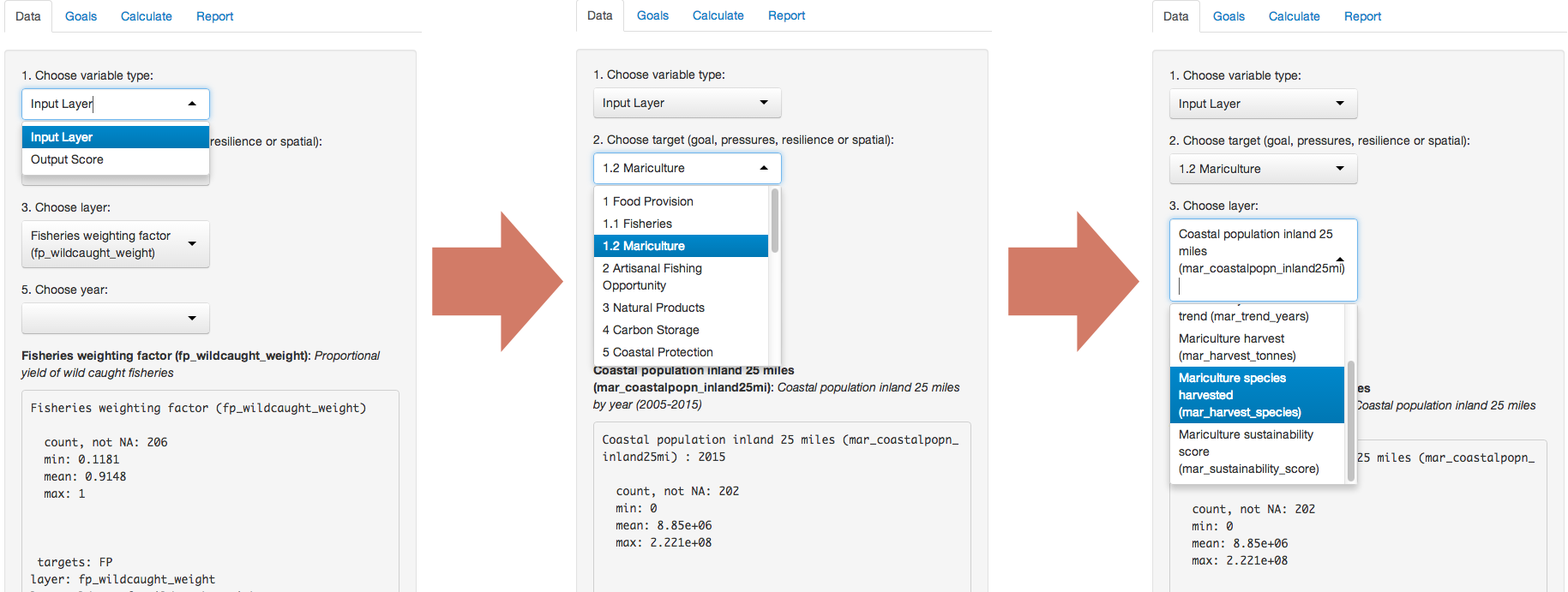
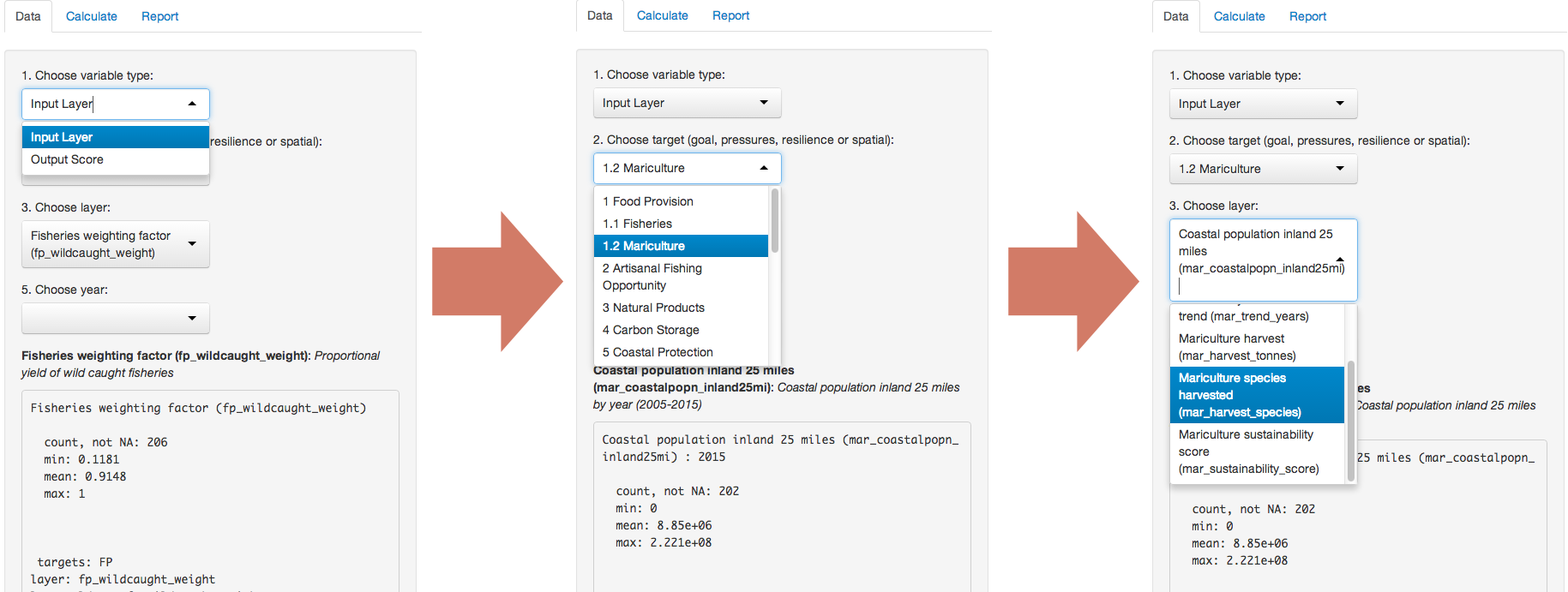
Revision of a layered (1568, 592) image; what changed, layer by layer:
painted on "Layer 5" over [1213, 11, 1382, 24]
added layer "Layer 6" above "Layer 3" over [768, 10, 806, 23]
painted on "Layer 3" over [636, 10, 806, 23]
painted on "Layer 4" over [65, 11, 235, 24]
